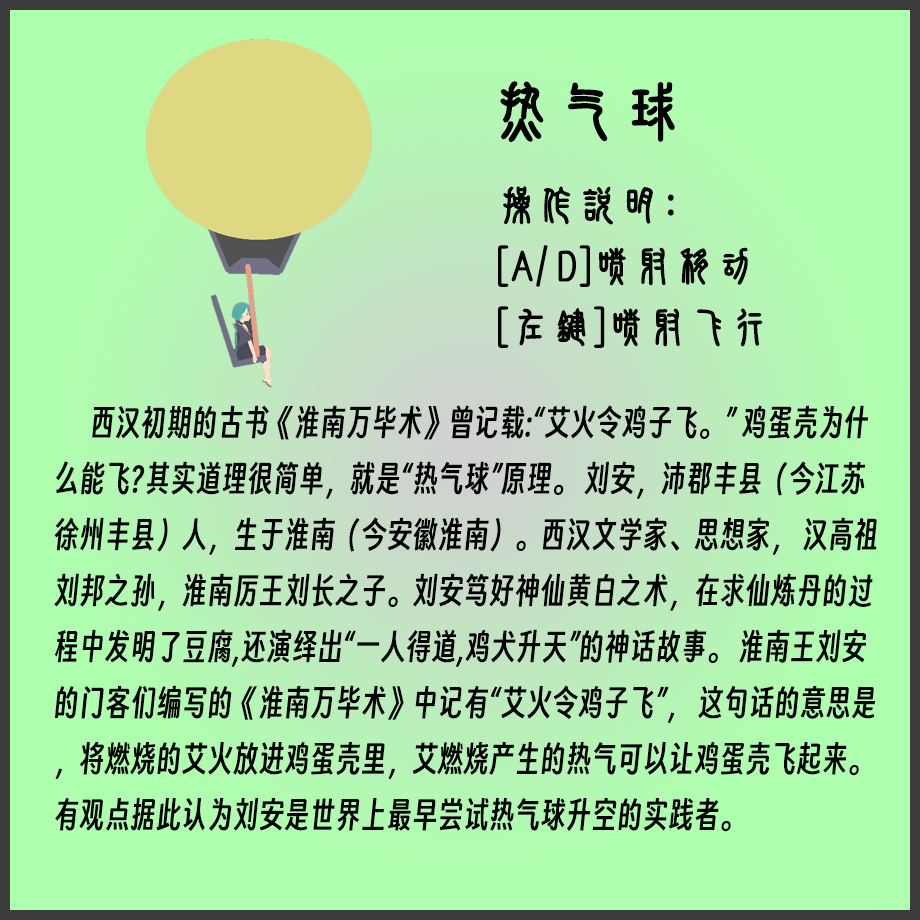
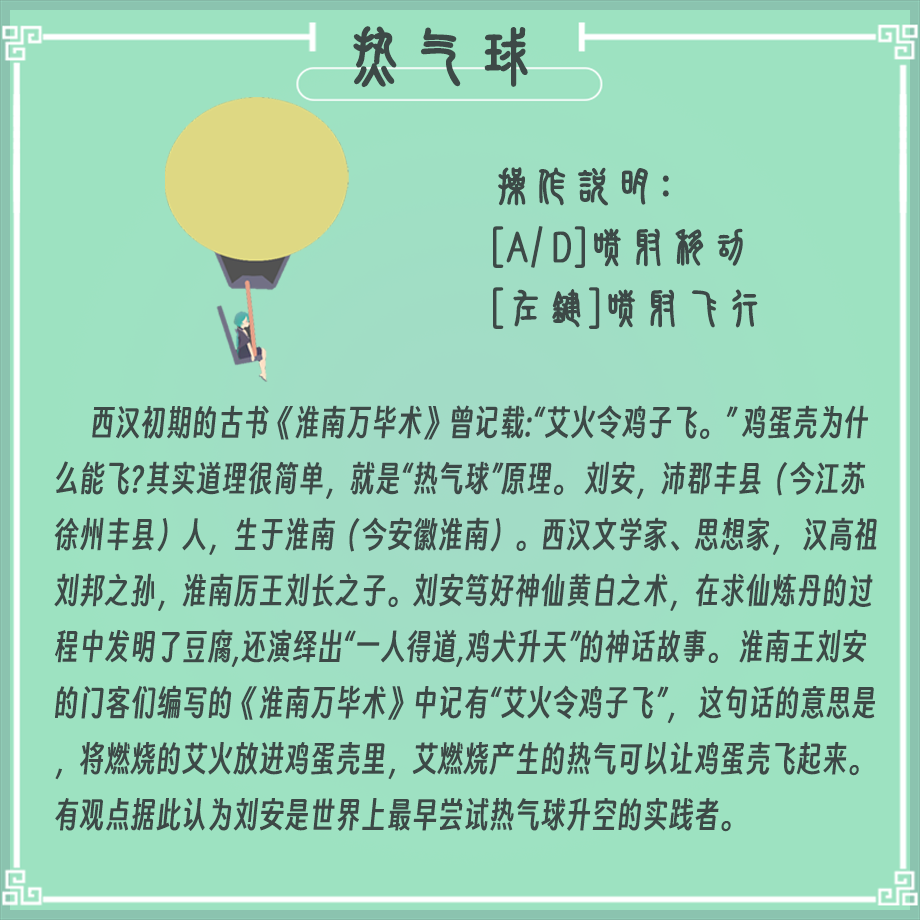
Layers edited between the first and the second 920 x 920 image:
painted on "西汉初期的古书《淮南万毕术》曾记载:“艾火令鸡子飞。” 鸡蛋壳为什么能飞?其实道理很简单，就是“热气球”原理。 刘安，沛郡丰" over (54, 405, 877, 832)
painted on "图层 6" over (146, 39, 372, 388)
painted on "操作说明： [A/D]喷射移动 [左键]喷射飞行" over (493, 167, 763, 348)
painted on "热气球" over (353, 26, 675, 143)
added layer "图鉴" above "图层 1" over (0, 0, 920, 920)
